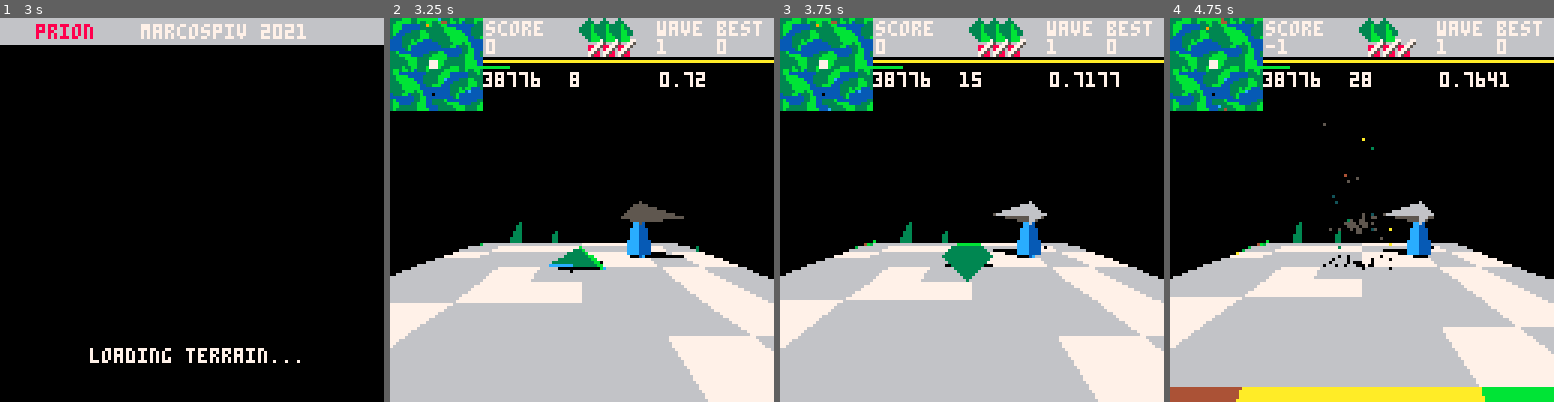
Above: before the commit, frames 1-4 (left to right).
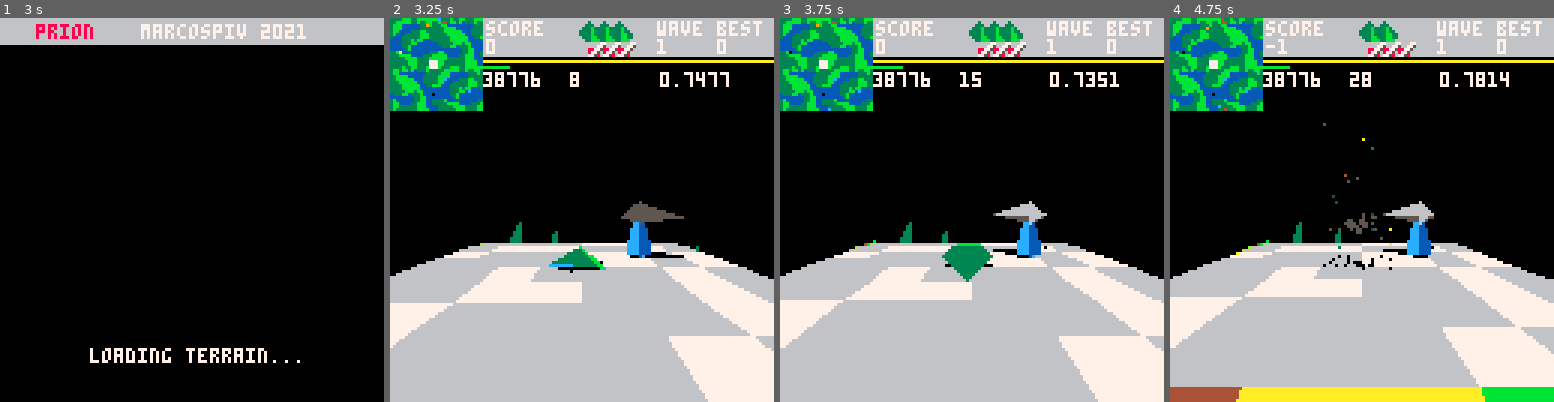
Above: after the commit, the same moments.

Repository: tpnk-dev/prion-pico8
Game: PICO-8 cartridge main.p8
Two runs of this game, one before a commit and one after it. Both use one fixed random seed, a clock stepped at 60 frames per second and the inputs below.
Inputs:
- Up to frame 1 (3 s): tap X (X key) at 0.33, 1.07, 1.85, 2.97 s; tap O (Z key) at 0.7, 1.7, 2.1, 2.5, 2.9 s; hold Right 1.6-2.1 s; hold Up 2.15-2.42 s; hold Right from 2.47 s (still down)
- Up to frame 2 (3.25 s): release Right at 3.03 s; hold Left from 3.08 s (still down)
- Up to frame 3 (3.75 s): tap O (Z key) at 3.3, 3.7 s; release Left at 3.58 s; hold Down from 3.63 s (still down)
- Up to frame 4 (4.75 s): release Down at 3.97 s; hold Right 4.02-4.68 s; tap X (X key) at 4.08 s; tap O (Z key) at 4.1, 4.5 s; hold Up from 4.73 s (still down)

Frame 1 is identical in both runs. In frame 2, 0.6% of the frame differs, in the area x 2-89%, y 0-60%; in frame 3, 0.6%, in the area x 2-89%, y 0-61%; in frame 4, 0.6%.

Commit message:
add fighter + few fixes

Diff:
--- a/game.lua
+++ b/game.lua
@@ -28,8 +28,6 @@
 
 rnd_dirt = {11,4,15,10}
 rnd_cement = {6,7}
-
-test_object = nil
 
 function spawn_wave_1()
     srand(7)
@@ -38,6 +36,7 @@
     spawn_seeder(flr(rnd(terrain_size)), 30, flr(rnd(terrain_size)))
     spawn_drone(flr(rnd(terrain_size)), 50, flr(rnd(terrain_size)))
     spawn_bomber(flr(rnd(terrain_size)), 50, flr(rnd(terrain_size)))
+    spawn_fighter(flr(rnd(terrain_size)),100,flr(rnd(terrain_size)))
 end
 
 waves = {spawn_wave_1}
@@ -89,6 +88,9 @@
             decode_model(828),   -- 18: infected bush
             decode_model(868),   -- 19: bomber
             decode_model(924),   -- 20: bomber shadow
+            decode_model(950),   -- 21: fighter
+            decode_model(1028),  -- 22: fighter shadow,
+            decode_model(1068),  -- 23: fighter weak
         }
 ENV_FUNC = {[0]=NOP, NOP, NOP, NOP, NOP, NOP, NOP, NOP,
     function(object)
@@ -148,7 +150,7 @@
 --COLORS
 pal(1, 140, 1)
 pal(13, 134,1)
-pal(15, 139,1)
+pal(15, 138,1)
 pal(2, 131,1)
 -- 192 = 12 and 0 checkerboard - 0xc0
 
@@ -174,7 +176,6 @@
     main_update = logic_update
 
     reset_player()
-
     waves[1]()
 end
 
@@ -374,8 +375,8 @@
     local dy = sin(ship.ax)
     local dx = sin(ship.ay)*cos(ship.ax)
     local dz = cos(ship.ay)*cos(ship.ax)
-    local speed = 9
-    if(is_inverted) speed = -9
+    local speed = 10
+    if(is_inverted) speed = -10
 
     play_audio_vicinity(ship, 1, 2)
     local projectile = create_sprite(
@@ -422,6 +423,28 @@
         end
     end
 
+end
+
+function attack_player(object3d, current_height, x_z_distance_to_player)
+    local x_z_distance_to_player = x_z_distance_to_player or v_len(player.x - object3d.x, 0, player.z - object3d.z)
+    dvx = player.vx - object3d.vx
+    dvy = player.vy - object3d.vy
+    gravity(object3d, false,0.05)
+
+    -- move towards player when within distance
+    local destination_angle_y = -atan2(player.x - object3d.x, player.z - object3d.z)
+    local destination_angle_x = -atan2(x_z_distance_to_player, player.y - object3d.y)
+
+    if(x_z_distance_to_player > 100) then
+        thrust(object3d,0.4)
+        if(object3d.y - player.y < 20 or current_height < 40)  destination_angle_x=-0.15 else destination_angle_x=-0.25
+    else
+        if(object3d.y - player.y < 20) thrust(object3d,0.2)
+        if(time() - object3d.shooting_cooldown > object3d.shooting_interval) shoot(object3d) object3d.shooting_cooldown=time()
+    end
+
+    object3d.ay += (destination_angle_y+.25-object3d.ay)*0.3
+    object3d.ax += (destination_angle_x-object3d.ax)*0.5
 end
 
 function spawn_seeder(x,y,z)
@@ -536,44 +559,24 @@
     local new_drone = create_object3d(6,x,y,z,.25,0,0,
         function(object3d)
             local current_height = get_height_pos(object3d.x%terrain_size,object3d.z%terrain_size)
-            local is_mutated = false
-            local shooting_interval = 0.7
 
             srand(time())
 
-            local distance_to_player = v_len(player.x - object3d.x, player.y - object3d.y, player.z - object3d.z)
-
-            if(abs(distance_to_player) < 600 or object3d.is_mutated) then
-                gravity(object3d, false,0.05)
-
-                -- move towards player when within distance
-                local destination_angle_y = -atan2(player.x - object3d.x, player.z - object3d.z)
-                local destination_angle_x = -atan2(distance_to_player, player.y - object3d.y)
-
-                if(object3d.y - player.y < 0) then
-                    thrust(object3d,0.4) destination_angle_x=-0.1
-                elseif(object3d.y - current_height < 50) then
-                    thrust(object3d,0.2) destination_angle_x=-0.1
-                else
-                    if(time() - object3d.shooting_cooldown > shooting_interval) shoot(object3d) object3d.shooting_cooldown=time()
-                end
-
-                srand(time())
-                object3d.ay += (destination_angle_y+.25-object3d.ay)*0.1
-                object3d.ax += (destination_angle_x-object3d.ax)*0.1
+            local x_z_distance_to_player = v_len(player.x - object3d.x, 0, player.z - object3d.z)
+
+            if(x_z_distance_to_player < 600 or object3d.is_mutated) then
+                attack_player(object3d, current_height, x_z_distance_to_player)
             else
                 -- only search for mutated bushes if not mutated
                 -- if on virused square, become mutated 1/5 times
-                if (not object3d.is_mutated) then
-                    if(time() - object3d.shooting_cooldown > .7) then
-                        local posx, posz = object3d.x%terrain_size, object3d.z%terrain_size
-                        local v_level = sget(minimap_memory_start+(posx\(sector_numfaces*TILE_SIZE)),(minimap_memory_start+NUMSECTS)-(posz\(sector_numfaces*TILE_SIZE)))
-                        if(v_level == 4) then
-                            if flr(rnd(10)) == 1 then
-                                object3d.tris = OBJS_DATA[16][2]
-                                shooting_interval = 0.14
-                                object3d.is_mutated = true
-                            end
+                if(time() - object3d.shooting_cooldown > .7) then
+                    local posx, posz = object3d.x%terrain_size, object3d.z%terrain_size
+                    local v_level = sget(minimap_memory_start+(posx\(sector_numfaces*TILE_SIZE)),(minimap_memory_start+NUMSECTS)-(posz\(sector_numfaces*TILE_SIZE)))
+                    if(v_level == 4) then
+                        if flr(rnd(10)) == 1 then
+                            object3d.tris = OBJS_DATA[16][2]
+                            shooting_interval = 0.14
+                            object3d.is_mutated = true
                         end
                     end
                 end
@@ -591,6 +594,8 @@
 
         end,
         function(object3d)
+            object3d.is_mutated = false
+            object3d.shooting_interval = 0.7
             object3d.return_death_score=function() if(object3d.is_mutated) return 500 else return 300 end
             object3d.return_blip_color=function() if(object3d.is_mutated) if(time()%0.5 == 0) return 8 else return 9 else return 9 end
             object3d.shooting_cooldown = time()
@@ -644,7 +649,6 @@
         function(object3d)
             object3d.return_death_score=function() return 800 end
             object3d.return_blip_color=function() if(time()%0.5 == 0) return 12 else return 0 end
-            object3d.shooting_cooldown = time()
 
             object3d.dir=rnd(1)
         end
@@ -654,6 +658,34 @@
     end
 
     add(enemies, new_bomber)
+end
+
+function spawn_fighter(x,y,z)
+    local new_fighter = create_object3d(21,x,y,z,.25,0,0,
+        function(object3d)
+            local current_height = object3d.y - get_height_pos(object3d.x, object3d.z)
+            local shooting_interval = 0.3
+
+            test_var = current_height
+            attack_player(object3d, current_height)
+
+            clamp_speed(object3d, 4)
+        end,
+        function(object3d)
+            object3d.shooting_interval = 0.3
+            object3d.hit_points = 2
+            object3d.return_death_score=function() object3d.hit_points-=1 if (object3d.hit_points==0) return 700 else object3d.tris = OBJS_DATA[23][2] object3d.shooting_interval = 0.6 return 200 end
+            object3d.return_blip_color=function() if(time()%1 < .5) return 10 else return 0 end
+            object3d.shooting_cooldown = time()
+
+            object3d.dir=rnd(1)
+        end
+    )
+    new_fighter.is_crash = function(object3d)
+        explode(new_fighter)
+    end
+
+    add(enemies, new_fighter)
 end
 
 
@@ -679,8 +711,10 @@
                             false,
                             true
                     )
-                    explode(enemies[i])
-                    deli(enemies,i)
+                    if(not enemies[i].hit_points or enemies[i].hit_points == 0) then
+                        explode(enemies[i])
+                        deli(enemies,i)
+                    end
                 else
                     fuel-=20
                 end
@@ -743,7 +777,7 @@
                 damage_player()
             end
 
-            if(object3d.y > t_height_player)then
+            if(object3d.y > t_height_cam_target)then
                 if(btn(0)) object3d.ay += 0.03
                 if(btn(1)) object3d.ay -= 0.03
                 if(btn(2)) then if(abs(object3d.ax-0.02) < 0.2) then object3d.ax -= 0.02 end end
@@ -765,11 +799,11 @@
                     end
                 end
             else
-                if(t_height_player == 68) fuel=100
-            end
-
-
-            if(object3d.y < 686) then
+                if(t_height_cam_target == 68) fuel=100
+            end
+
+
+            if(object3d.y < 1200) then
                 if(btn(4))then
                     thrust(object3d, 0.5, true)
                 end
@@ -804,6 +838,7 @@
                 damage_player()
             end
         end
+        cam_target = player
 end
 
 function clamp_speed(object3d, max_speed)
@@ -840,12 +875,12 @@
 
     envir={}
 
-    cam_x = player.x
-    cam_z = player.z - CAM_DIST_TERRAIN
-    if(player.y > t_height_player_smooth + 50) then
-        cam_y = player.y - 20
+    cam_x = cam_target.x
+    cam_z = cam_target.z - CAM_DIST_TERRAIN
+    if(cam_target.y > t_height_cam_target_smooth + 50) then
+        cam_y = cam_target.y - 20
     else
-        cam_y = t_height_player_smooth + 30
+        cam_y = t_height_cam_target_smooth + 30
     end
 end
 
@@ -878,7 +913,6 @@
 
 end
 
-
 function draw_update()
     -- must call to render terrain + objects
     render_terrain()
--- a/main.p8
+++ b/main.p8
@@ -42,9 +42,10 @@
 000000500060a00000005000509160a05000c04050600010203040708090e050000010b140000000004040304000008040308080008080004040004040009083
 102030e020403010405030e0603050e060703010701030e0108020a0208040a0408090a0908060a0608070a0708010a040905080605090804020402021100040
 0020405000406020403040400000000160103000102030e0104030e0105030e030004030216020004040c08040c00020a0c020a06000b00220301010201040c0
-305010c0401060a0506010a0406020cd503060cd302060a050206030c06000000000a0c000a06000b08040102000104030005000603000000000000000000000
-00000000000000000000000000000000000000000000000000000000000000000000000000000000000000000000000000000000000000000000000000000000
-00000000000000000000000000000000000000000000000000000000000000000000000000000000000000000000000000000000000000000000000000000000
+305010c0401060a0506010a0406020cd503060cd302060a050206030c06000000000a0c000a06000b080401020001040300050006030815000600020609020a0
+5040601020a0a0206050403050200003405010701030407040205080502010403010604030604080607040547060804020407054708020402080109060108090
+50205030215000600000609000a01000a0a00060500000011020400050103000106020006010500050005030815000600020609020a05040601020a0a0206050
+403050200003405010f0103040f040205030502010a0301060a030604030607040b0706080f0204070b0708020f0208010a0601080a050205030000000000000
 00000000000000000000000000000000000000000000000000000000000000000000000000000000000000000000000000000000000000000000000000000000
 00000000000000000000000000000000000000000000000000000000000000000000000000000000000000000000000000000000000000000000000000000000
 00000000000000000000000000000000000000000000000000000000000000000000000000000000000000000000000000000000000000000000000000000000
--- a/starting_screen.lua
+++ b/starting_screen.lua
@@ -2,7 +2,7 @@
 function starting_screen_init()
     cam_y = 0
     player = create_object3d(2, 0,0,500,0,0,0)
-
+    cam_target = player
     --game_objects3d = {player}
 end
 
--- a/zarchy_engine.lua
+++ b/zarchy_engine.lua
@@ -23,8 +23,8 @@
 -- CAMERA SETTINGS
 cam_x,cam_y,cam_z, CAM_DIST_TERRAIN=0,0,0,125
 cam_ax,cam_ay,cam_az = 0,0.5,0
--- PLAYER GLOBAL PARAMS
-player, mov_tiles_x,mov_tiles_z,sub_mov_x,sub_mov_z,t_height_player,t_height_player_smooth=nil,0,0,0,0,0,0
+-- cam_target GLOBAL PARAMS
+cam_target, mov_tiles_x,mov_tiles_z,sub_mov_x,sub_mov_z,t_height_cam_target,t_height_cam_target_smooth=nil,0,0,0,0,0,0
 -- RENDER STUFF
 depth_buffer, game_objects3d, disposables, disposables_index, disposables_size={},{},{},0,50
 -- cam_matrix_transform
@@ -324,7 +324,7 @@
         end
 
         --[[ DEBUG PRINT POS&COORDS
-            print("player_pos: "..player.x..","..player.z,40,10, 6)
+            print("cam_target_pos: "..cam_target.x..","..cam_target.z,40,10, 6)
             print("mov_tiles: "..mov_tiles_x..","..mov_tiles_z,40,20, 6)
             print("tile_type: "..((terrainmesh[mov_tiles_x][mov_tiles_z]&0x00ff)),40,30, 6)
         --]]
@@ -411,10 +411,10 @@
 end
 
 function update_view()
-    mov_tiles_x,mov_tiles_z=get_tileid(player.x),get_tileid(player.z)
-    sub_mov_x,sub_mov_z=(player.x/TILE_SIZE)%1,(player.z/TILE_SIZE)%1
-    t_height_player=get_height_id(mov_tiles_x,mov_tiles_z)
-    t_height_player_smooth = get_height_smooth(player)
+    mov_tiles_x,mov_tiles_z=get_tileid(cam_target.x),get_tileid(cam_target.z)
+    sub_mov_x,sub_mov_z=(cam_target.x/TILE_SIZE)%1,(cam_target.z/TILE_SIZE)%1
+    t_height_cam_target=get_height_id(mov_tiles_x,mov_tiles_z)
+    t_height_cam_target_smooth = get_height_smooth(cam_target)
     mesh_leftmost_x,mesh_rightmost_x,mesh_downmost_z,mesh_upmost_z=mov_tiles_x-(mesh_numverts\2-1),mesh_numverts+mesh_leftmost_x-1,mov_tiles_z-(mesh_numverts\2-1),mesh_numverts+mesh_downmost_z-1
 end
 --
Not shown, changed: source/models.txt
Not shown, changed: README.md
Not shown, added: models/fighter.blend
Not shown, added: models/fighter_shadow.blend
